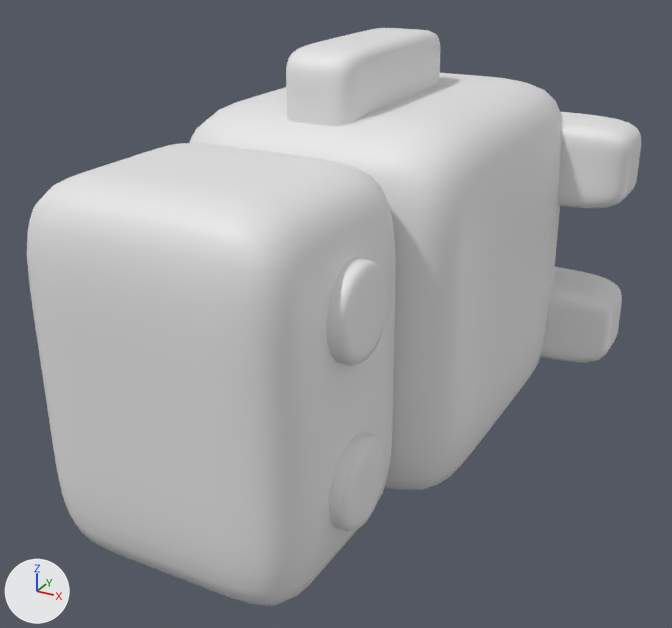
A saved change to the glTF model public/character.glb.
The view is the same before and after, from a camera (50 mm lens) standing at (0.55, -1.443, 0.477) and looking at (0.0, -0.444, -0.023). Lighting does not change. The marker at lower left points along +X, +Y and +Z. Where no turn or scale is listed for an object, it has been applied to the vertices.

Names of what the first picture shows: 'ArmL', 'BodyYou', 'EyeL', 'EyeR', 'FootL', 'FootR', 'Head'.
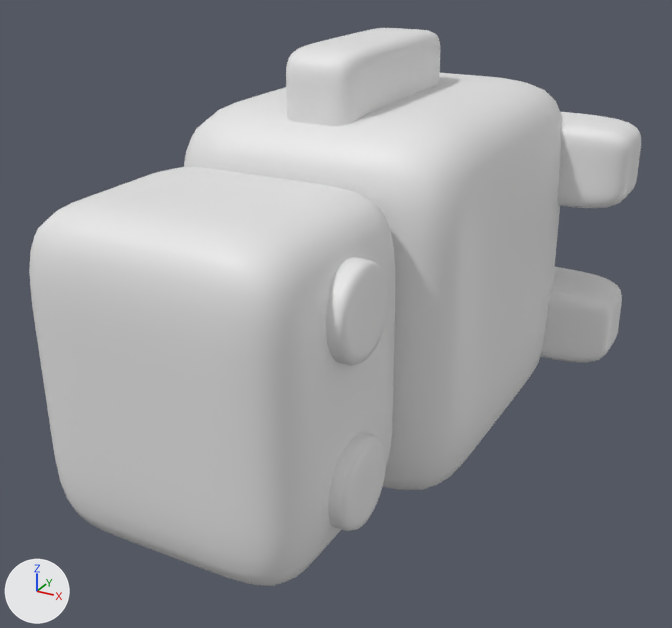
Location of each change, (x1, y1, x2, y2) in pixels of the pictures (672 x 628 px):
'Head', rescaled (9% shorter): before (27, 143, 396, 606); after (29, 167, 395, 586)

Edits to the bpy script that builds the scene:
```text
Change ob_head:
    ob_head.scale: (1.0, 1.0, 1.0) -> (1.0, 1.0, 0.874)
```
